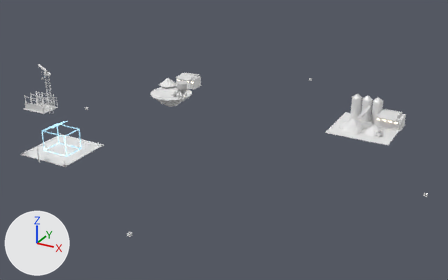
The FBX model Assets/Art/KayseriIsland/Models/Gold/Phase2/Sites_P2.fbx as it was, and as the next commit left it.
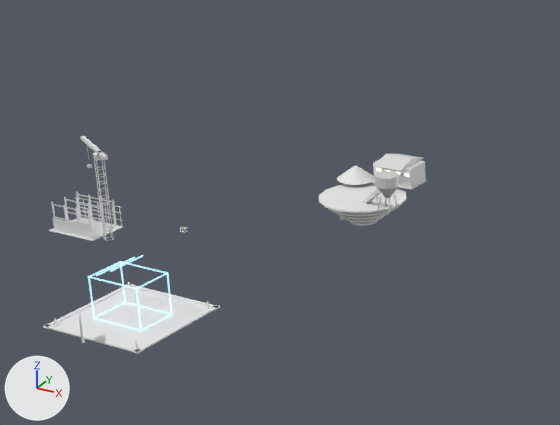
The first picture shows the older version from a camera (50 mm lens) standing at (223.0, -396.0, 206.0) and looking at (16.0, -19.0, 17.0). The close-ups show the older and then the newer version on the part from 0% to 59% of the width and 0% to 72% of the height of that picture. Only the edits that show in the close-ups are written down. The axes (+X, +Y, +Z) are drawn at lower left. The lights are the same throughout. Where no turn or scale is listed for an object, it has been applied to the vertices. Vertices at exactly the same position are counted once.

Objects in the first close-up: 'Site.Construction', 'Site.Crane', 'Site.Quarry.Benches', 'Site.Quarry.Hopper', 'Site.Quarry.Shed', 'Site.plant.Ghost', 'Site.plant.Pad' and 3 more.
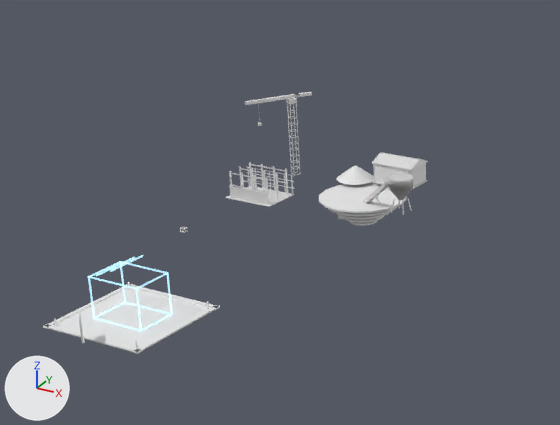
Changed parts and their boxes [x1, y1, x2, y2] in the close-ups (560 x 425 px):
'Site.Construction', moved: before [49, 192, 123, 241]; after [226, 162, 294, 207]
'Site.Quarry.Shed', reshaped, moved: before [372, 154, 427, 189]; after [372, 152, 428, 189]
'Site.Crane', moved, turned: before [80, 136, 114, 241]; after [245, 92, 312, 175]
'Site.Quarry.Hopper', moved: before [374, 171, 400, 212]; after [388, 173, 413, 215]
part 2 of me_site_quarry_shed_001, rebuilt (10% wider): before [374, 154, 424, 171]; after [372, 153, 427, 170]
part 3 of me_site_quarry_shed_001, added: after [372, 152, 428, 182]

The change, as a list of edits to the scene's bpy script:
```text
Change me_site_quarry_shed_001:
    used by ob_site_quarry_shed; location = (-86.0, 94.0, 10.1)
    remove me_site_quarry_shed_001.from_pydata(...)  # 78 vertices, 116 faces; spans x -10.5..10.5, y -10.6..10.6, z 0.0..12.4
    add me_site_quarry_shed_001.from_pydata(...)  # 1726 vertices, 2588 faces; spans x -10.7..10.7, y -7.2..7.2, z 0.0..12.5
    me_site_quarry_shed_001 part 2: the loose piece of 6 vertices spanning x -7.1..7.1, y -10.6..10.6, z 9.5..12.4 is rebuilt with 6 vertices and now spans x -10.6..10.6, y -7.1..7.1, z 9.5..12.4
    me_site_quarry_shed_001 part 3: 1408 vertices added at x -10.7..10.7, y -7.2..7.2, z 0.5..12.5
    other edits to the shape of me_site_quarry_shed_001 do not show in these pictures
    add me_site_quarry_shed_001.materials.append(mat_steel)  # white #e7e7e7
Change me_site_construction_001:
    used by ob_site_construction; location = (0.0, 0.0, 12.0)
    remove me_site_construction_001.from_pydata(...)  # 240 vertices, 360 faces; spans x -177.0..-151.0, y -35.0..-17.0, z 0.3..12.6
    add me_site_construction_001.from_pydata(...)  # 240 vertices, 360 faces; spans x -157.0..-131.0, y 39.0..57.0, z 0.3..12.6
    me_site_construction_001 part 1: the whole mesh is moved by (20.0, 74.0, 0.0)
Change ob_site_crane:
    ob_site_crane.location: (-148.0, -30.0, 12.3) -> (-132.4, 77.1, 11.4)
    ob_site_crane.rotation_euler: (0.0, 0.0, 2.618) -> (0.0, 0.0, -2.094)  # degrees (0, 0, 150) -> degrees (0, 0, -120)
Change ob_site_quarry_shed:
    ob_site_quarry_shed.location: (-86.0, 94.0, 10.1) -> (-85.8, 94.0, 10.1)
Change ob_site_construction:
    ob_site_construction.location: (0.0, 0.0, 12.0) -> (17.4, -5.9, 11.7)
Change ob_site_quarry_hopper:
    ob_site_quarry_hopper.location: (-71.0, 60.0, 10.1) -> (-64.1, 60.0, 10.1)
```
